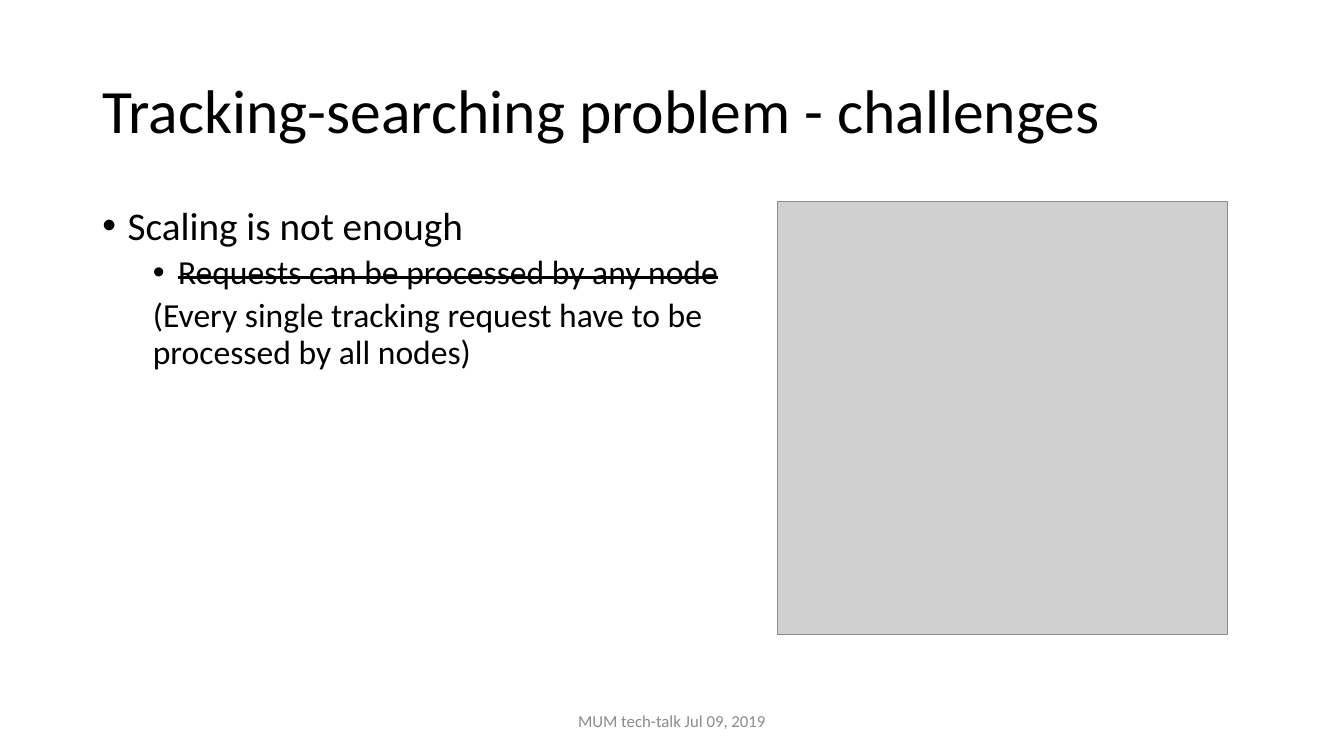
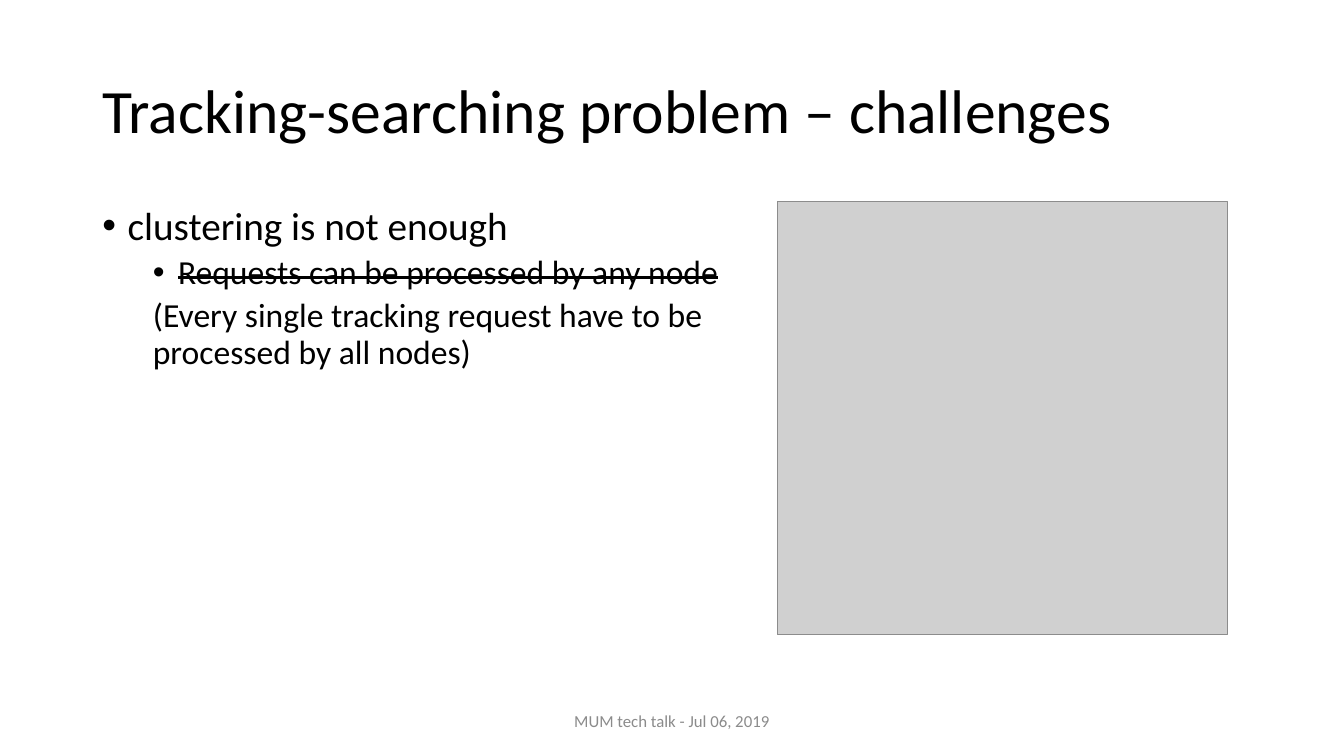
Before and after one commit to nghianghesi/hms, a slide deck: slide 5 of slide.pptx. Drawn at 1344x756 pixels with LibreOffice and Linux fonts; fonts in the diff are those of the drawing; grey boxes stand for pictures. Boxes give left, top, right and bottom in pixels: in the first picture for what was removed or moved away, otherwise in the second. Text is boxed around its words. In the diff, an @@ line names an element or a change of style, - is before the commit and + after.

```diff
--- a/slide.pptx
+++ b/slide.pptx
@@ title at box(102, 90, 1111, 144): text changed @@
-Tracking-searching problem - challenges
+Tracking-searching problem – challenges
@@ text at box(128, 212, 508, 247): text changed @@
-• Scaling is not enough
+• clustering is not enough
@@ text at box(574, 715, 769, 729): text changed @@
-MUM tech-talk Jul 09, 2019
+MUM tech talk - Jul 06, 2019
```
Also in this commit, not shown: 8 other slides changed, 19 slides added.
